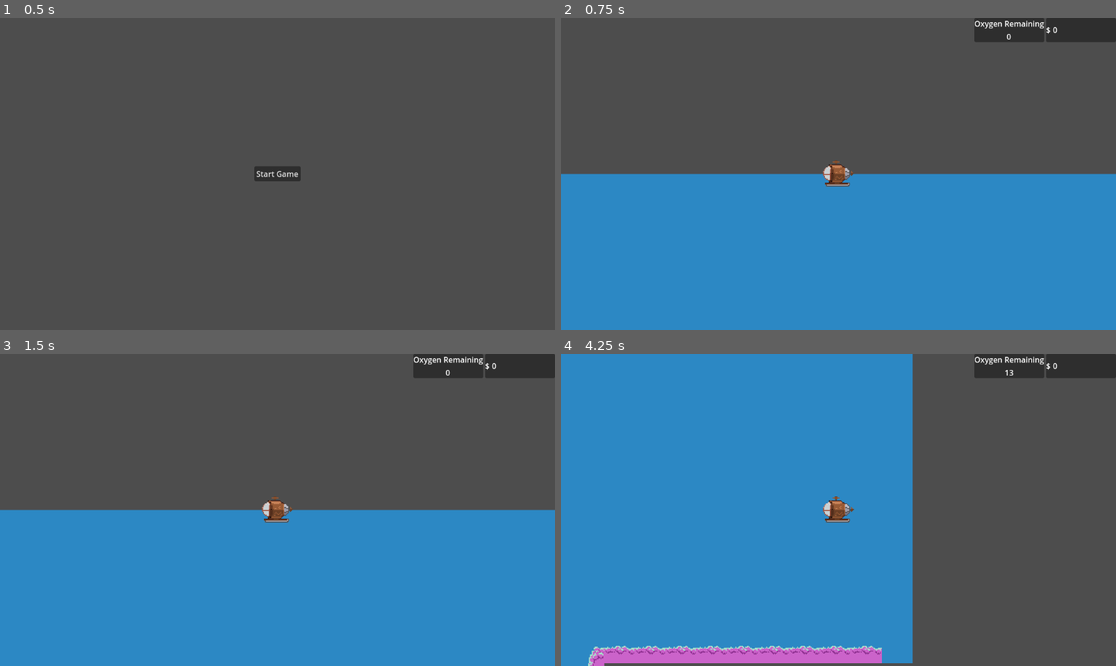
Above: before the commit, frames 1-4 (two rows, left to right).
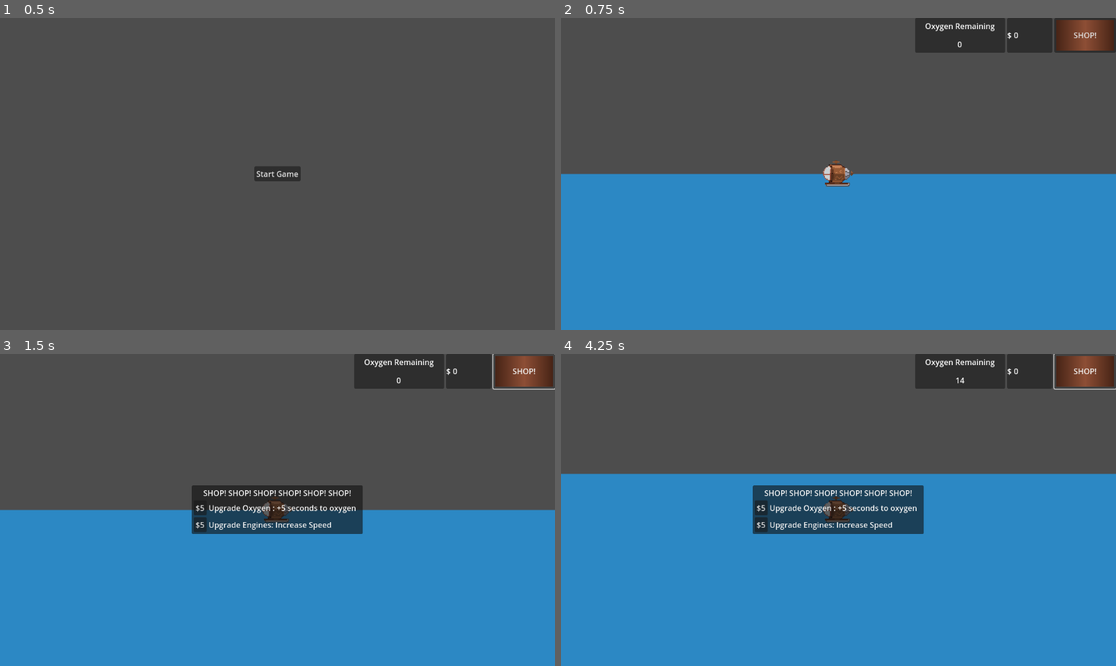
Above: after the commit, the same moments.

Repository: KristenKaiser/ludum-dare-57
Game: Godot game, scene res://ludum-dare-57/Scenes/Game.tscn
Two runs of this game, one before a commit and one after it. Both use one fixed random seed, a clock stepped at 60 frames per second and the inputs below.
Inputs (mouse positions are in pixels of both pictures, inside the frame that each line leads up to):
- Up to frame 1 (0.5 s): no input
- Up to frame 2 (0.75 s): click "Start Game" at 0.5 s
- Up to frame 3 (1.5 s): click (521, 372) at 1.25 s, where only the run after the commit has a clickable "SHOP!"
- Up to frame 4 (4.25 s): tap Enter at 2 s; hold Right (ui_right) 2.03-2.78 s; tap Space at 2.75 s; hold Down (ui_down) 2.78-3.53 s; hold Right (ui_right) from 3.53 s (still down)

Frame 1 is identical in both runs. In frame 2, 3.0% of the frame differs, in the area x 63-100%, y 0-12%; in frame 3, 7.5%; in frame 4, 58%, in the area x 0-100%, y 0-100%.

Commit message:
implemented shop

Diff:
--- a/ludum-dare-57/ludum-dare-57/Scenes/Hud.tscn
+++ b/ludum-dare-57/ludum-dare-57/Scenes/Hud.tscn
@@ -1,6 +1,19 @@
-[gd_scene load_steps=2 format=3 uid="uid://ddayvd4a7k3so"]
+[gd_scene load_steps=4 format=3 uid="uid://ddayvd4a7k3so"]
 
 [ext_resource type="Script" uid="uid://c231m777o7ry2" path="res://ludum-dare-57/Scripts/hud.gd" id="1_qqvsv"]
+
+[sub_resource type="Gradient" id="Gradient_qqvsv"]
+offsets = PackedFloat32Array(0, 0.501976, 1)
+colors = PackedColorArray(0.282353, 0.145098, 0.0901961, 1, 0.556863, 0.309804, 0.211765, 1, 0.284124, 0.14417, 0.088445, 1)
+metadata/_snap_enabled = true
+
+[sub_resource type="GradientTexture2D" id="GradientTexture2D_a6i1t"]
+gradient = SubResource("Gradient_qqvsv")
+width = 120
+fill_from = Vector2(0, 0.5)
+fill_to = Vector2(1, 0.5)
+metadata/_snap_count = 2
+metadata/_snap_enabled = true
 
 [node name="Hud" type="CanvasLayer"]
 script = ExtResource("1_qqvsv")
@@ -24,7 +37,7 @@
 layout_mode = 2
 size_flags_horizontal = 4
 size_flags_vertical = 6
-text = "Oxygen Remaining"
+text = "     Oxygen Remaining     "
 
 [node name="time_label" type="Label" parent="HBoxContainer/PanelContainer/VBoxContainer"]
 layout_mode = 2
@@ -49,4 +62,13 @@
 layout_mode = 2
 size_flags_horizontal = 3
 size_flags_vertical = 6
-text = "0"
+text = "0                 "
+
+[node name="shop_button" type="Button" parent="HBoxContainer"]
+layout_mode = 2
+size_flags_horizontal = 3
+text = "       SHOP!       "
+icon = SubResource("GradientTexture2D_a6i1t")
+icon_alignment = 1
+
+[connection signal="button_down" from="HBoxContainer/shop_button" to="." method="_on_shop_button_down"]
--- /dev/null
+++ b/ludum-dare-57/ludum-dare-57/Scenes/Shop.tscn
@@ -0,0 +1,65 @@
+[gd_scene load_steps=2 format=3 uid="uid://cnv18712rikni"]
+
+[ext_resource type="Script" uid="uid://sl2qxcrjl83q" path="res://ludum-dare-57/Scripts/shop.gd" id="1_w81so"]
+
+[node name="Shop" type="Control"]
+layout_mode = 3
+anchors_preset = 15
+anchor_right = 1.0
+anchor_bottom = 1.0
+grow_horizontal = 2
+grow_vertical = 2
+script = ExtResource("1_w81so")
+
+[node name="PopupPanel" type="PopupPanel" parent="."]
+initial_position = 1
+size = Vector2i(355, 101)
+
+[node name="VBoxContainer" type="VBoxContainer" parent="PopupPanel"]
+anchors_preset = 7
+anchor_left = 0.5
+anchor_top = 1.0
+anchor_right = 0.5
+anchor_bottom = 1.0
+offset_left = 4.0
+offset_top = 4.0
+offset_right = 351.0
+offset_bottom = 97.0
+grow_horizontal = 2
+grow_vertical = 0
+size_flags_horizontal = 4
+size_flags_vertical = 4
+
+[node name="shop label" type="Label" parent="PopupPanel/VBoxContainer"]
+layout_mode = 2
+text = "SHOP! SHOP! SHOP! SHOP! SHOP! SHOP!"
+horizontal_alignment = 1
+
+[node name="Oxygen" type="HBoxContainer" parent="PopupPanel/VBoxContainer"]
+layout_mode = 2
+size_flags_horizontal = 0
+size_flags_vertical = 4
+
+[node name="buy_oxygen_button" type="Button" parent="PopupPanel/VBoxContainer/Oxygen"]
+layout_mode = 2
+text = "$20"
+
+[node name="oxygen_label" type="Label" parent="PopupPanel/VBoxContainer/Oxygen"]
+layout_mode = 2
+text = "Upgrade Oxygen : +5 seconds to oxygen"
+
+[node name="speed" type="HBoxContainer" parent="PopupPanel/VBoxContainer"]
+layout_mode = 2
+size_flags_horizontal = 0
+size_flags_vertical = 4
+
+[node name="buy_motors_button" type="Button" parent="PopupPanel/VBoxContainer/speed"]
+layout_mode = 2
+text = "$20"
+
+[node name="motor_label" type="Label" parent="PopupPanel/VBoxContainer/speed"]
+layout_mode = 2
+text = "Upgrade Engines: Increase Speed"
+
+[connection signal="button_up" from="PopupPanel/VBoxContainer/Oxygen/buy_oxygen_button" to="." method="_on_buy_oxygen_button_up"]
+[connection signal="button_up" from="PopupPanel/VBoxContainer/speed/buy_motors_button" to="." method="_on_buy_motors_button_up"]
--- a/ludum-dare-57/ludum-dare-57/Scenes/oxygen_timer.gd
+++ b/ludum-dare-57/ludum-dare-57/Scenes/oxygen_timer.gd
@@ -1,8 +1,7 @@
 extends Timer
 var ui_time : int = -1
 
-#func _on_timer_timeout():
-	#print("no more time")
+
 func _process(delta: float) -> void:
 	update_ui()
 
--- a/ludum-dare-57/ludum-dare-57/Scripts/Managers/Manager.gd
+++ b/ludum-dare-57/ludum-dare-57/Scripts/Managers/Manager.gd
@@ -17,6 +17,9 @@
 
 const HUD = preload("res://ludum-dare-57/Scenes/Hud.tscn")
 var hud : Hud
+
+const SHOP = preload("res://ludum-dare-57/Scenes/Shop.tscn")
+var shop : Shop
 
 func _ready() -> void:
 	Style.maximize_container(self)
@@ -49,3 +52,9 @@
 	hud = HUD.instantiate()
 	game.add_child(hud)
 	print("END - Hud Initallized")
+
+	print("START - Initiallizing Shop")
+	shop = SHOP.instantiate()
+	game.add_child(shop)
+	shop.hide()
+	print("END - Shop Initallized")
--- a/ludum-dare-57/ludum-dare-57/Scripts/diamond/coin.gd
+++ /dev/null
@@ -1,6 +0,0 @@
-extends Treasure
-
-var value : int = 1
-
-func get_value() -> int:
-	return value
--- a/ludum-dare-57/ludum-dare-57/Scripts/diamond/emerald.gd
+++ /dev/null
@@ -1,6 +0,0 @@
-extends Treasure
-
-var value : int = 1
-
-func get_value() -> int:
-	return value
--- a/ludum-dare-57/ludum-dare-57/Scripts/diamond/ruby.gd
+++ /dev/null
@@ -1,6 +0,0 @@
-extends Treasure
-
-var value : int = 1
-
-func get_value() -> int:
-	return value
--- a/ludum-dare-57/ludum-dare-57/Scripts/diamond/treasure.gd
+++ /dev/null
@@ -1,16 +0,0 @@
-extends Node
-class_name Treasure
-
-var collision_shape : CollisionShape2D
-
-func _ready() -> void:
-	self.body_entered.connect(collect_treasure)
-
-func collect_treasure(treasure :Node2D)->void:
-	print("collected")
-	Manager.player.update_score(get_value())
-	print(Manager.player.score)
-	self.queue_free()
-
-func get_value() -> int:
-	return 0
--- a/ludum-dare-57/ludum-dare-57/Scripts/hud.gd
+++ b/ludum-dare-57/ludum-dare-57/Scripts/hud.gd
@@ -9,3 +9,6 @@
 
 func update_cash(cash : int) -> void:
 	score.text = str(cash)
+
+func _on_shop_button_down() -> void:
+	Manager.shop.open_shop()
--- a/ludum-dare-57/ludum-dare-57/Scripts/player.gd
+++ b/ludum-dare-57/ludum-dare-57/Scripts/player.gd
@@ -7,13 +7,18 @@
 var is_above_water : bool = false
 var oxygen_time : int = 15
 var is_touching_oxygen = false
+var speed : int = 100
+@onready var sub: Vehicle = $Sub
+var current_vehicle : Vehicle
+
+func _ready() -> void:
+	current_vehicle = sub
 
 func update_score(delta_value : int) -> void:
 	score += delta_value
 	Manager.hud.update_cash(score)
 
 func start_oxygen_timer()->void:
-	print("start timer")
 	if is_touching_oxygen:
 		oxygen_timer.stop()
 	oxygen_timer.wait_time = oxygen_time
@@ -24,3 +29,6 @@
 	oxygen_timer.stop()
 	if is_touching_oxygen == false:
 		print("you died")
+
+func update_speed(speed_delta : int) -> void:
+	current_vehicle.speed += speed_delta
--- /dev/null
+++ b/ludum-dare-57/ludum-dare-57/Scripts/shop.gd
@@ -0,0 +1,33 @@
+extends Control
+class_name Shop
+@onready var popup_panel: PopupPanel = $PopupPanel
+
+const oxygen_price_multiplier : int = 2
+var oxygen_price : int = 5
+@onready var buy_oxygen_button: Button = $PopupPanel/VBoxContainer/Oxygen/buy_oxygen_button
+var oxygen_delta : int = 5
+
+const motor_price_multiplier : int = 2
+var motor_price : int = 5
+@onready var buy_motors_button: Button = $PopupPanel/VBoxContainer/speed/buy_motors_button
+var motor_delta : int = 25
+
+func _ready() -> void:
+	buy_oxygen_button.text = "$" + str(oxygen_price)
+	buy_motors_button.text = "$" + str(motor_price)
+
+func open_shop()->void:
+	popup_panel.show()
+
+
+
+
+func _on_buy_oxygen_button_up() -> void:
+	oxygen_price *= oxygen_price_multiplier
+	buy_oxygen_button.text = "$" + str(oxygen_price)
+	Manager.player.oxygen_time += oxygen_delta
+
+func _on_buy_motors_button_up() -> void:
+	motor_price *= motor_price_multiplier
+	buy_motors_button.text = "$" + str(motor_price)
+	Manager.player.update_speed(motor_delta)
--- a/ludum-dare-57/ludum-dare-57/Scripts/sub.gd
+++ b/ludum-dare-57/ludum-dare-57/Scripts/sub.gd
@@ -1,6 +1,8 @@
 extends CharacterBody2D
+class_name Vehicle
+
 @onready var camera_2d: Camera2D = $Camera2D
-const SPEED = 300.0
+var speed = 50
 
 func _ready() -> void:
 	camera_2d.enabled = true
@@ -8,8 +10,8 @@
 func _physics_process(delta: float) -> void:
 	var x_direction := Input.get_axis("ui_left", "ui_right")
 	var y_direction := Input.get_axis("ui_up", "ui_down")
-	velocity.x = x_direction * SPEED
-	velocity.y = y_direction * SPEED
+	velocity.x = x_direction * speed
+	velocity.y = y_direction * speed
 	move_and_slide()
 
 func enter_oxygen():
--- a/ludum-dare-57/ludum-dare-57/Scripts/treasure/treasure.gd
+++ b/ludum-dare-57/ludum-dare-57/Scripts/treasure/treasure.gd
@@ -7,9 +7,7 @@
 	self.body_entered.connect(collect_treasure)
 
 func collect_treasure(treasure :Node2D)->void:
-	print("collected")
 	Manager.player.update_score(get_value())
-	print(Manager.player.score)
 	self.queue_free()
 
 func get_value() -> int:
Not shown, removed: ludum-dare-57/ludum-dare-57/Scripts/diamond/coin.gd.uid
Not shown, removed: ludum-dare-57/ludum-dare-57/Scripts/diamond/emerald.gd.uid
Not shown, removed: ludum-dare-57/ludum-dare-57/Scripts/diamond/ruby.gd.uid
Not shown, removed: ludum-dare-57/ludum-dare-57/Scripts/diamond/treasure.gd.uid
Not shown, added: ludum-dare-57/ludum-dare-57/Scripts/shop.gd.uid
